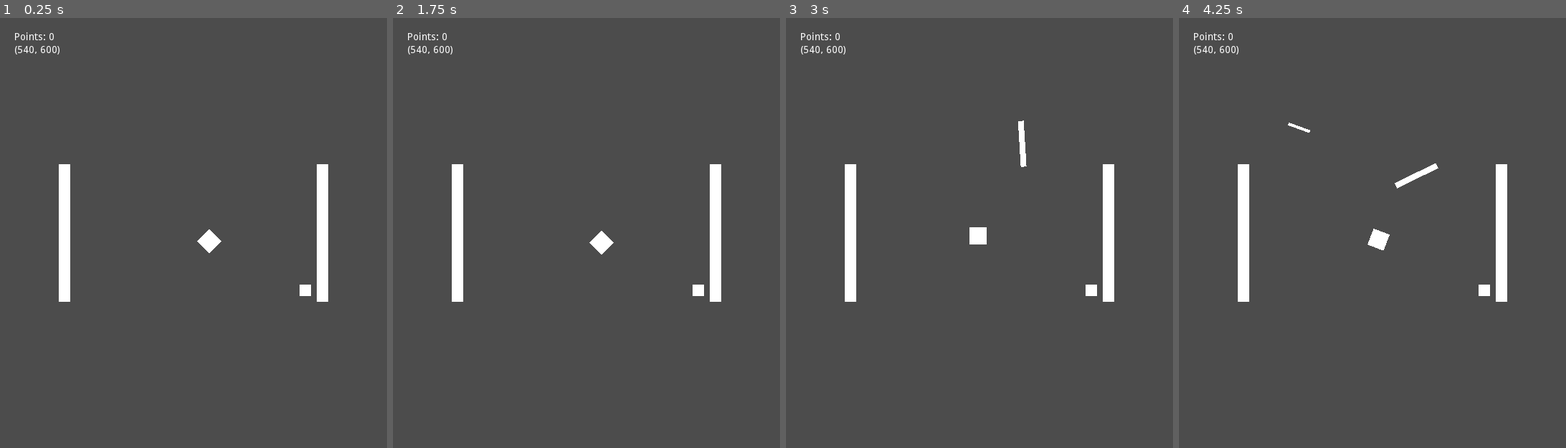
Above: before the commit, frames 1-4 (left to right).
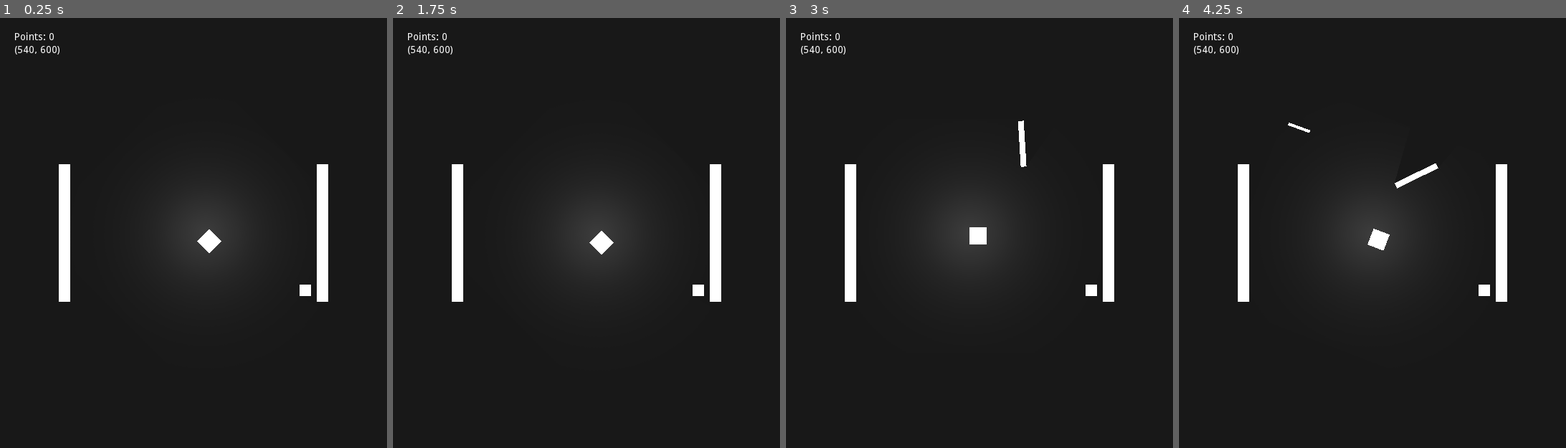
Above: after the commit, the same moments.

Repository: Igorrreha/PointToWall
Game: Godot game, scene res://Main.tscn
Same seed, same stepped clock (60 frames per second), same inputs: the game is played once before the commit and once after it.
Inputs (mouse positions are in pixels of both pictures, inside the frame that each line leads up to):
- Up to frame 1 (0.25 s): no input
- Up to frame 2 (1.75 s): move the mouse to (671, 211) at 0.52 s; click (671, 211) at 0.67 s; move the mouse to (509, 254) at 1.27 s; click (509, 254) at 1.42 s
- Up to frame 3 (3 s): move the mouse to (1018, 138) at 2.02 s; click (1018, 138) at 2.17 s; move the mouse to (960, 319) at 2.77 s; click (960, 319) at 2.92 s
- Up to frame 4 (4.25 s): move the mouse to (1488, 297) at 3.52 s; click (1488, 297) at 3.67 s

The runs differ from the first frame. In frame 1, 97% of the frame differs, in the area x 0-100%, y 0-100%; in frame 2, 97%; in frame 3, 97%; in frame 4, 97%.

Commit message:
Добавление эффекта свечения

Diff:
--- a/Main.tscn
+++ b/Main.tscn
@@ -9,6 +9,14 @@
 anchor_right = 1.0
 anchor_bottom = 1.0
 script = ExtResource( 3 )
+__meta__ = {
+"_edit_use_anchors_": false
+}
+
+[node name="ColorRect" type="ColorRect" parent="."]
+anchor_right = 1.0
+anchor_bottom = 1.0
+color = Color( 0.0980392, 0.0980392, 0.0980392, 1 )
 __meta__ = {
 "_edit_use_anchors_": false
 }
--- a/Player.tscn
+++ b/Player.tscn
@@ -1,6 +1,7 @@
-[gd_scene load_steps=3 format=2]
+[gd_scene load_steps=4 format=2]
 
 [ext_resource path="res://Player.gd" type="Script" id=1]
+[ext_resource path="res://res/light.png" type="Texture" id=2]
 
 [sub_resource type="CircleShape2D" id=1]
 radius = 12.0
@@ -19,4 +20,10 @@
 __meta__ = {
 "_edit_use_anchors_": false
 }
+
+[node name="Light2D" type="Light2D" parent="."]
+scale = Vector2( 1.5, 1.5 )
+texture = ExtResource( 2 )
+energy = 1.2
+shadow_enabled = true
 [connection signal="area_entered" from="." to="." method="_on_Player_area_entered"]
--- a/Point.tscn
+++ b/Point.tscn
@@ -1,8 +1,11 @@
-[gd_scene load_steps=3 format=2]
+[gd_scene load_steps=4 format=2]
 
 [ext_resource path="res://Point.gd" type="Script" id=1]
 
-[sub_resource type="RectangleShape2D" id=1]
+[sub_resource type="OccluderPolygon2D" id=1]
+polygon = PoolVector2Array( -8, -8, -8, 8, 8, 8, 8, -8 )
+
+[sub_resource type="RectangleShape2D" id=2]
 extents = Vector2( 8, 8 )
 
 [node name="Point" type="Area2D" groups=[
@@ -20,5 +23,9 @@
 "_edit_use_anchors_": false
 }
 
+[node name="LightOccluder2D" type="LightOccluder2D" parent="ColorRect"]
+position = Vector2( 8, 8 )
+occluder = SubResource( 1 )
+
 [node name="CollisionShape2D" type="CollisionShape2D" parent="."]
-shape = SubResource( 1 )
+shape = SubResource( 2 )
--- a/Wall.tscn
+++ b/Wall.tscn
@@ -1,12 +1,15 @@
-[gd_scene load_steps=5 format=2]
+[gd_scene load_steps=6 format=2]
 
 [ext_resource path="res://Point.tscn" type="PackedScene" id=1]
 [ext_resource path="res://Wall.gd" type="Script" id=2]
 
+[sub_resource type="OccluderPolygon2D" id=2]
+polygon = PoolVector2Array( -8, -96, 8, -96, 8, 96, -8, 96 )
+
 [sub_resource type="RectangleShape2D" id=1]
 extents = Vector2( 8, 96 )
 
-[sub_resource type="Curve2D" id=2]
+[sub_resource type="Curve2D" id=3]
 _data = {
 "points": PoolVector2Array( 0, 0, 0, 0, 24, -80, 0, 0, 0, 0, 24, 80, 0, 0, 0, 0, 24, -80, 0, 0, 0, 0, 24, -80 )
 }
@@ -15,6 +18,9 @@
 "wall",
 ]]
 script = ExtResource( 2 )
+
+[node name="LightOccluder2D" type="LightOccluder2D" parent="."]
+occluder = SubResource( 2 )
 
 [node name="ColorRect" type="ColorRect" parent="."]
 margin_left = -8.0
--- a/enemies/FlyingObstacle.tscn
+++ b/enemies/FlyingObstacle.tscn
@@ -1,7 +1,10 @@
-[gd_scene load_steps=4 format=2]
+[gd_scene load_steps=5 format=2]
 
 [ext_resource path="res://enemies/FlyingObstacle.gd" type="Script" id=1]
 [ext_resource path="res://enemies/path_curves/linear.tres" type="Curve2D" id=2]
+
+[sub_resource type="OccluderPolygon2D" id=2]
+polygon = PoolVector2Array( -32, -4, -32, 4, 32, 4, 32, -4 )
 
 [sub_resource type="RectangleShape2D" id=1]
 extents = Vector2( 4, 32 )
@@ -21,6 +24,10 @@
 "enemy",
 ]]
 scale = Vector2( 1e-05, 1e-05 )
+
+[node name="LightOccluder2D" type="LightOccluder2D" parent="Path2D/PathFollow2D/Body"]
+rotation = -1.5708
+occluder = SubResource( 2 )
 
 [node name="ColorRect" type="ColorRect" parent="Path2D/PathFollow2D/Body"]
 margin_left = -4.0
Not shown: 1 places in Wall.tscn that only renumber resources
Binary file added: res/light.png
Not shown, added: res/light.png.import
Not shown, changed: point to wall.apk
